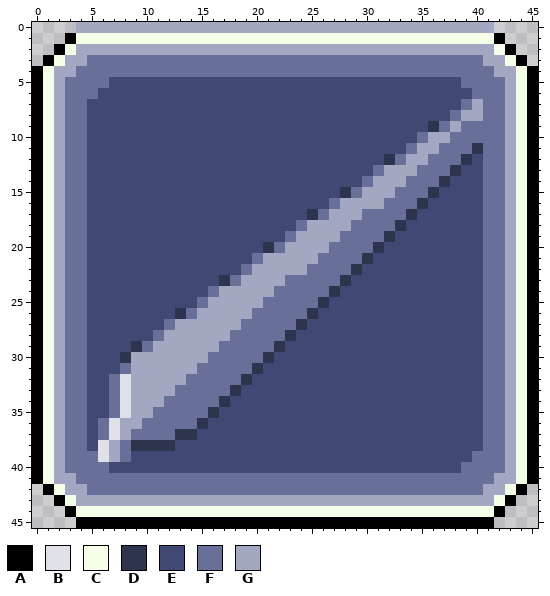
Two states of a pixel-art sprite, Buffs/buff/buffDLSB_Spellweaver_DEFAULT.png. Above is the file before it was changed.
The file is 46x46 pixels.
Palette (. is transparent): A #000000  B #dfe0e8  C #f5ffe8  D #2c354d  E #404973  F #686f99  G #a3a7c2
Now the later version:
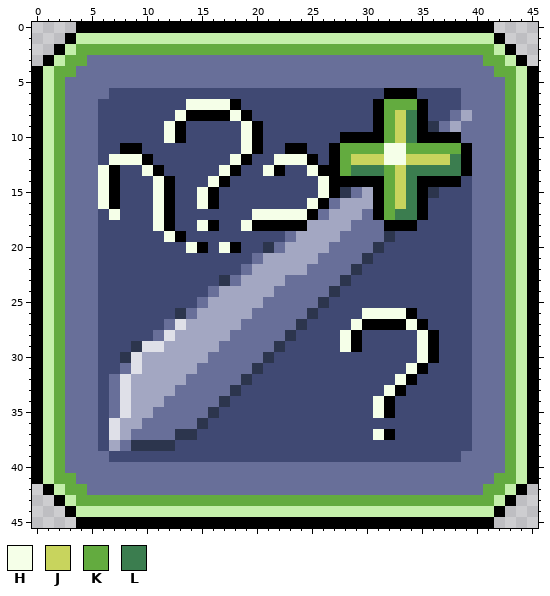
Colours new in this view: H #f5ffe8  J #c8d45d  K #63ab3f  L #3b7d4f
What changed:
colour C: #f5ffe8 -> #c4efaa
Changed rows in their new state; - is a pixel that keeps its letter.
first column x 2:
 0 --AAAAAAAAAAAAAAAAAAAAAAAAAAAAAAAAAAAAAA--
 2 --KKKKKKKKKKKKKKKKKKKKKKKKKKKKKKKKKKKKKK--
 3 -KK------------------------------------KK-
 4 KK--------------------------------------KK
 5 K----FFFFFFFFFFFFFFFFFFFFFFFFFFFFFFFF----K
 6 K---F-------------------------AAA----F---K
 7 K--F--------HHHHA------------AKKKA----F--K
 8 K--F-------HAAAAHA-----------AKJLA----F--K
 9 K--F------HA-----HA----------AKJLA-------K
10 K--F------HA-----HA-------AAAAKJLAAAA----K
11 K--F--AA---------HA--AA--AKKKKHHKKKKKAF--K
12 K--F-HHHA-------HA--HHHA-AKJJJHHJJJJLAF--K
13 K--FHA--HA-----HA--HA--HAAKLLLKJLLLLLAF--K
14 K--FHA---HA---HA--------HAAAAAKJLAAAA-F--K
15 K--FHA---HA--HA---------HA---AKJLA----F--K
16 K--FHA---HA--HA--------HA----AKJLA----F--K
17 K--F-H---HA-------HHHHHA-----AKLLA----F--K
18 K--F-----HA--HA--HAAAAA-------AAA-----F--K
19 K--F------HA--------------------------F--K
20 K--F--------HA-HA---------------------F--K
21 K--F----------------------------------F--K
22 K--F----------------------------------F--K
23 K--F----------------------------------F--K
24 K--F----------------------------------F--K
25 K--F----------------------------------F--K
26 K--F------------------------HHHHA-----F--K
27 K--F-------B---------------HAAAAHA----F--K
28 K--F------B---------------HA-----HA---F--K
29 K--F----BB----------------HA-----HA---F--K
30 K--F---B-------------------------HA---F--K
31 K--F---B------------------------HA----F--K
32 K--F---------------------------HA-----F--K
33 K--F--------------------------HA------F--K
34 K--F-------------------------HA-------F--K
35 K--F-------------------------HA-------F--K
36 K--FE---------------------------------F--K
37 K--FE------------------------HA-------F--K
38 K--FE---------------------------------F--K
39 K---FEE------------------------------F---K
40 K----FFFFFFFFFFFFFFFFFFFFFFFFFFFFFFFF----K
41 KK--------------------------------------KK
42 -KK------------------------------------KK-
43 --KKKKKKKKKKKKKKKKKKKKKKKKKKKKKKKKKKKKKK--
Changed places in both pictures, as pixel boxes (x1, y1, x2, y2):
changed: (43, 22, 527, 517)
